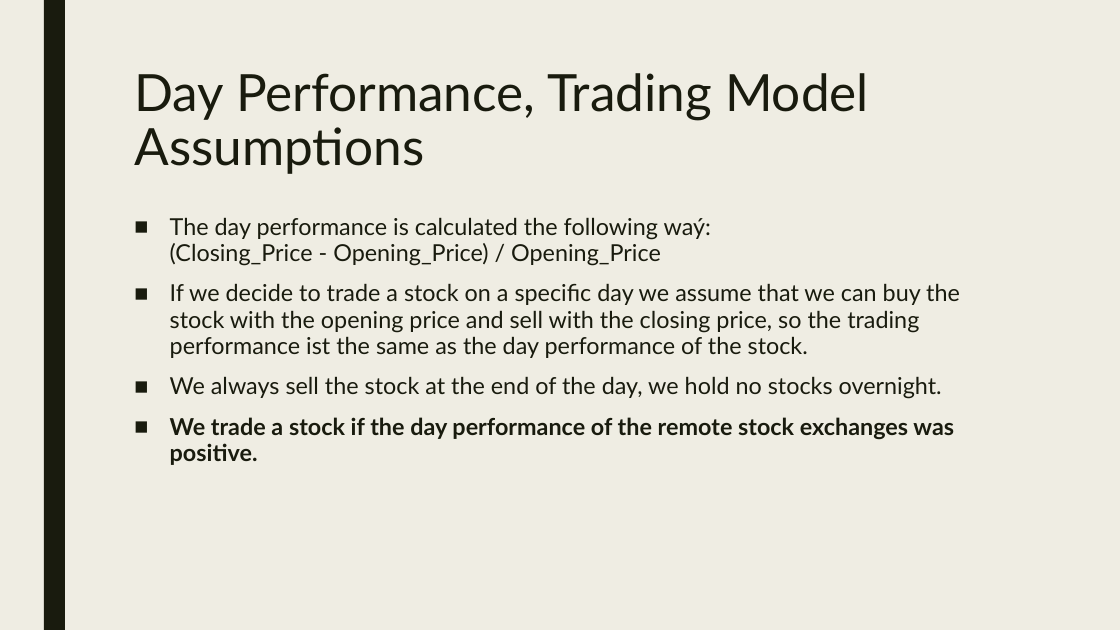
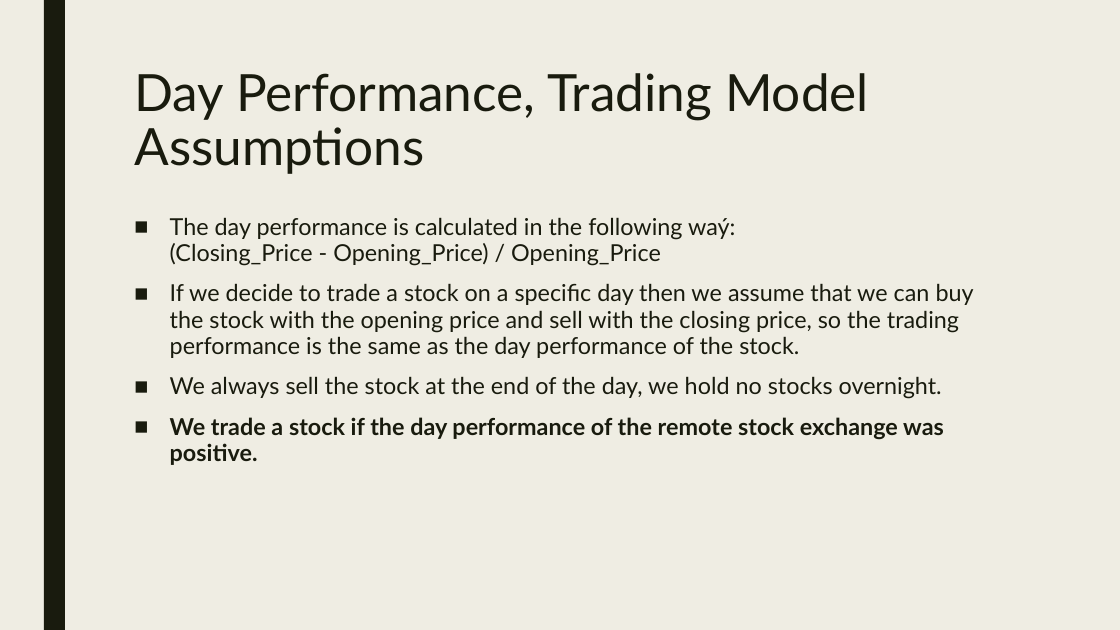
Before and after one commit to StefHai/NYCDS_Projects, a slide deck: slide 4 of 010 Shiny/Shiny Project Slides.pptx. Drawn at 1120x630 pixels with LibreOffice and Linux fonts; fonts in the diff are those of the drawing. Boxes give left, top, right and bottom in pixels: in the first picture for what was removed or moved away, otherwise in the second. Text is boxed around its words. In the diff, an @@ line names an element or a change of style, - is before the commit and + after.

```diff
--- a/010 Shiny/Shiny Project Slides.pptx
+++ b/010 Shiny/Shiny Project Slides.pptx
@@ text at bbox=[170, 217, 974, 358]: text changed @@
-■ The day performance is calculated the following waý:
-  (Closing_Price - Opening_Price) / Opening_Price
-■ If we decide to trade a stock on a specific day we assume that we can buy the stock with the opening price and sell with the closing price, so the trading performance ist the same as the day performance of the stock.
+■ The day performance is calculated in the following waý:
+  (Closing_Price - Opening_Price) / Opening_Price
+■ If we decide to trade a stock on a specific day then we assume that we can buy the stock with the opening price and sell with the closing price, so the trading performance is the same as the day performance of the stock.
@@ text at bbox=[170, 417, 944, 465]: text changed @@
-■ We trade a stock if the day performance of the remote stock exchanges was positive.
+■ We trade a stock if the day performance of the remote stock exchange was positive.
```
Also in this commit, not shown: 6 other slides changed, 1 other file.
